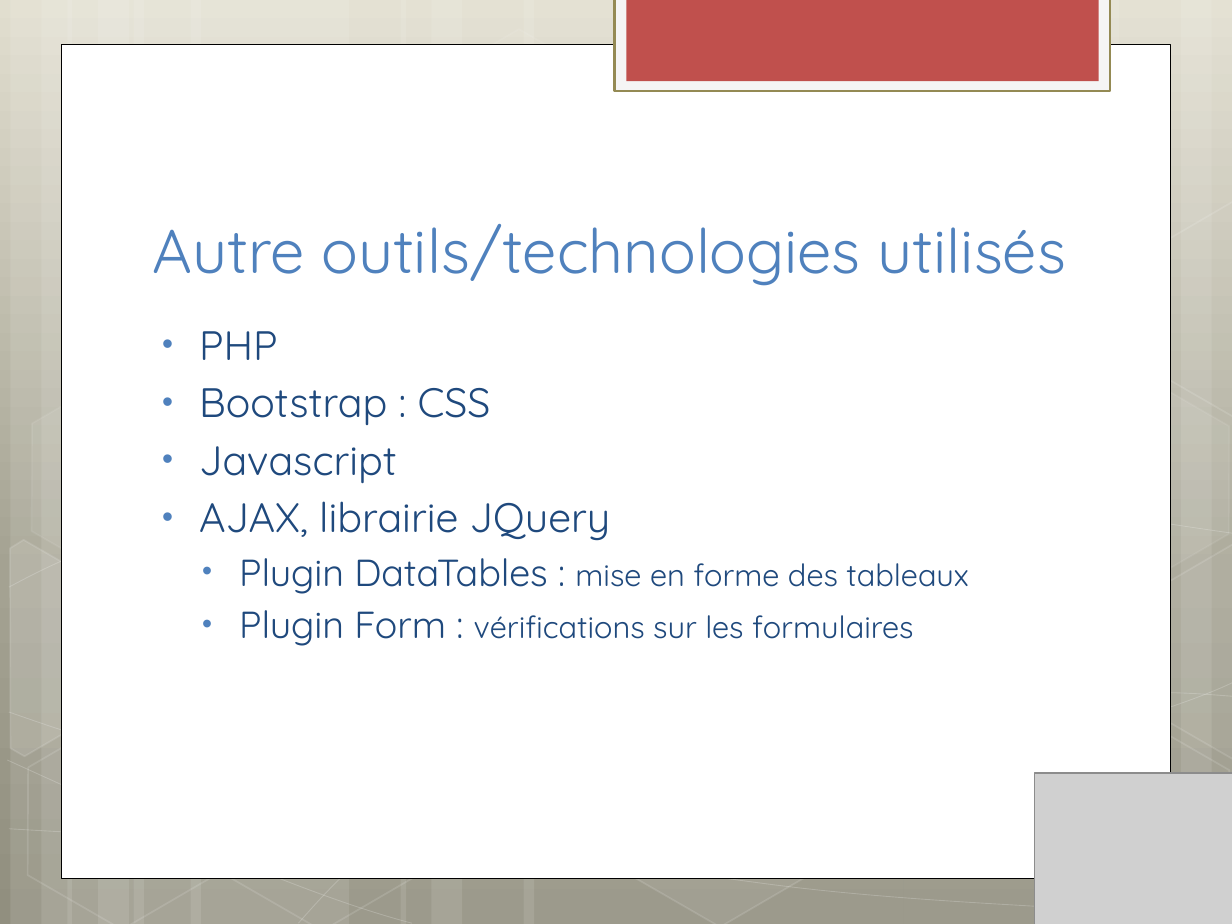
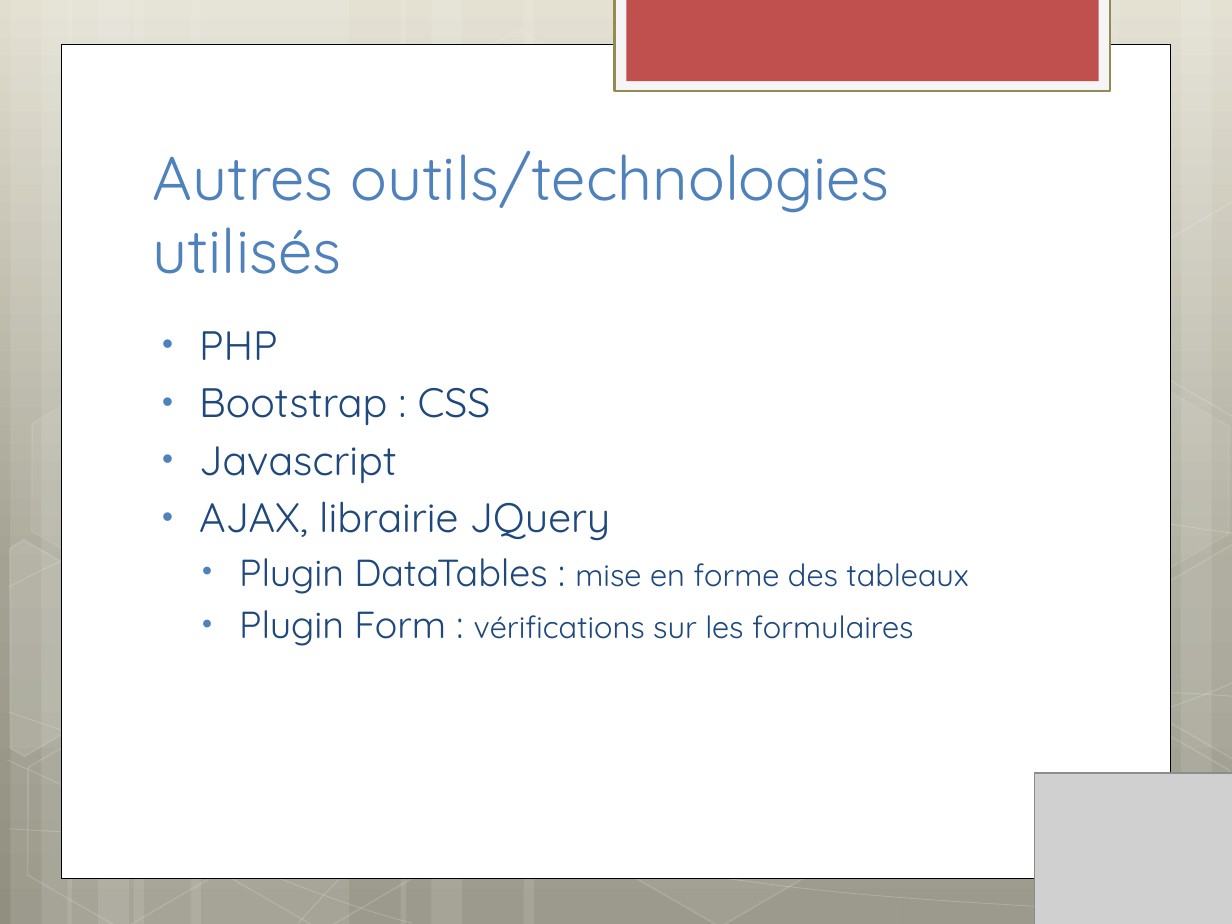
Before and after one commit to EudesRobin/webui-oardocker, a slide deck: slide 11 of rapport/sout_final_webui-oardocker.pptx. Drawn at 1232x924 pixels with LibreOffice and Linux fonts; fonts in the diff are those of the drawing; grey boxes stand for pictures. Boxes give left, top, right and bottom in pixels: in the first picture for what was removed or moved away, otherwise in the second. Text is boxed around its words. In the diff, an @@ line names an element or a change of style, - is before the commit and + after.

```diff
--- a/rapport/sout_final_webui-oardocker.pptx
+++ b/rapport/sout_final_webui-oardocker.pptx
@@ title at bbox=[153, 151, 889, 274]: text changed @@
-Autre outils/technologies utilisés
+Autres outils/technologies utilisés
```
Also in this commit, not shown: 3 other files.
